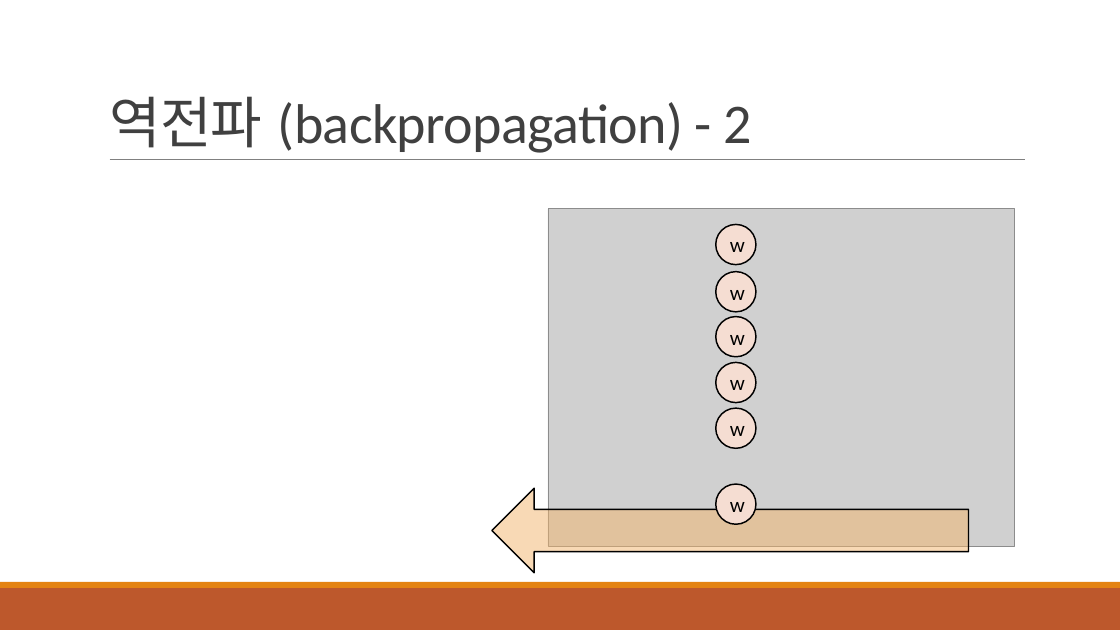
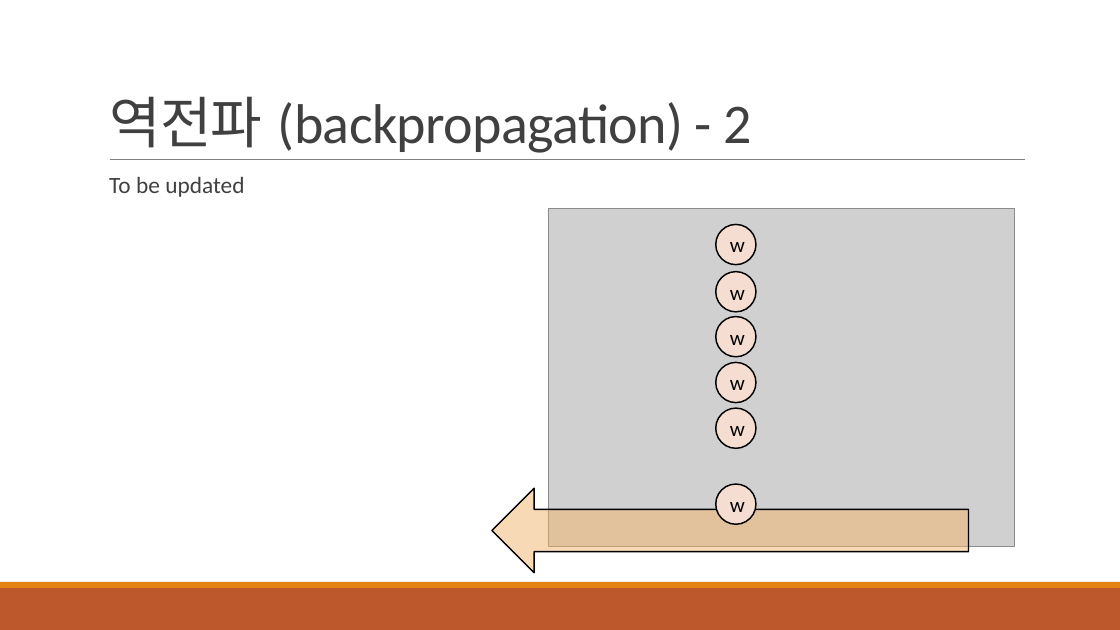
Before and after one commit to HYU-AILAB/ai-seminar, a slide deck: slide 17 of 01. MLP & FFNN/MLP_FFNN_김병조.pptx (slide 18 before the commit). Drawn at 1120x630 pixels with LibreOffice and Linux fonts; fonts in the diff are those of the drawing; grey boxes stand for pictures. Boxes give left, top, right and bottom in pixels: in the first picture for what was removed or moved away, otherwise in the second. Text is boxed around its words. In the diff, an @@ line names an element or a change of style, - is before the commit and + after.

Commit message:
to be updated (backpropagation, loss function, minist)

```diff
--- a/01. MLP & FFNN/MLP_FFNN_김병조.pptx
+++ b/01. MLP & FFNN/MLP_FFNN_김병조.pptx
@@ text added at (109,177,244,197), 20 pt, text #404040 @@
+  To be updated
```
Also in this commit, not shown: 5 other slides changed, 7 slides added, 2 slides removed.
